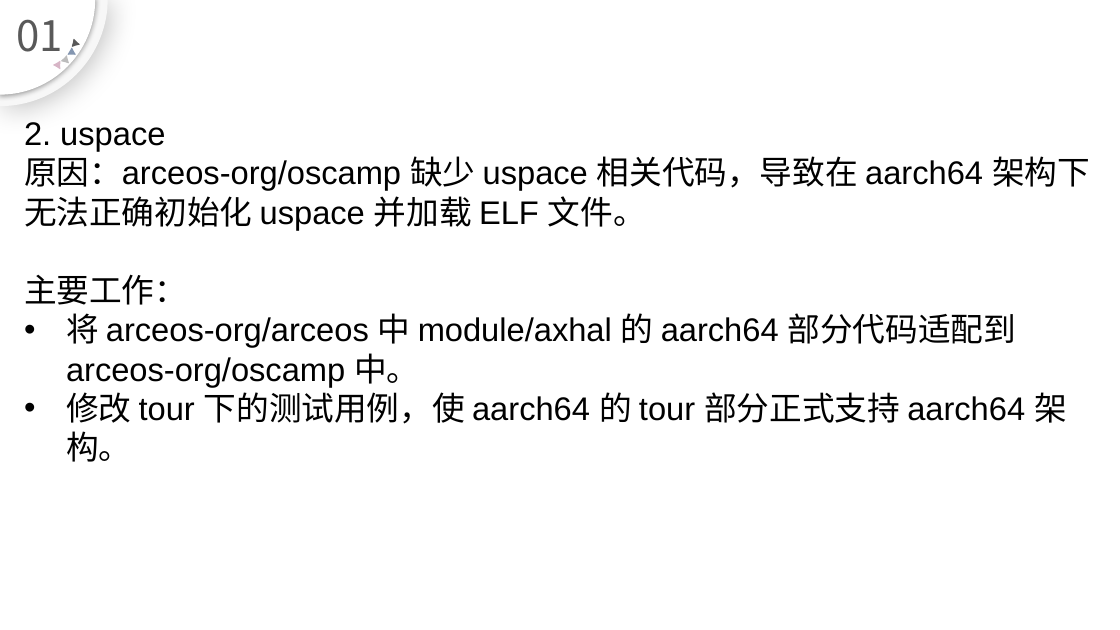
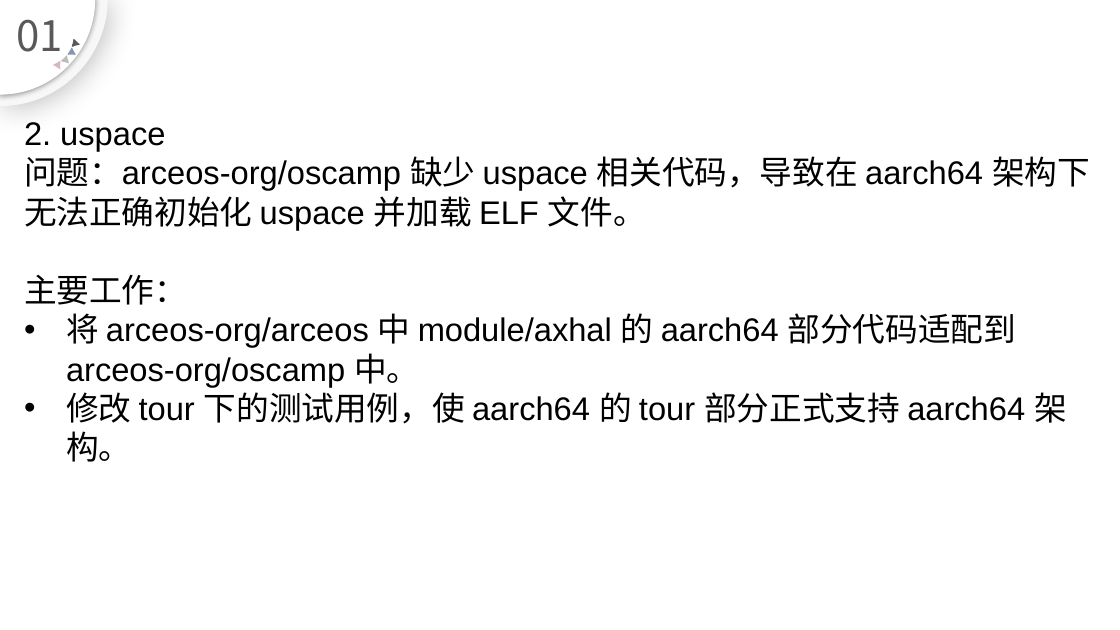
Before and after one commit to 879650736/oscamp-stage4-summary, a slide deck: slide 4 of stage4.pptx. Drawn at 1120x630 pixels with LibreOffice and Linux fonts; fonts in the diff are those of the drawing. Boxes give left, top, right and bottom in pixels: in the first picture for what was removed or moved away, otherwise in the second. Text is boxed around its words. In the diff, an @@ line names an element or a change of style, - is before the commit and + after.

Commit message:
更新 stage4.pptx 文件

```diff
--- a/stage4.pptx
+++ b/stage4.pptx
@@ text at [24,151,1090,230]: text changed @@
-原因：arceos-org/oscamp 缺少 uspace 相关代码，导致在 aarch64 架构下无法正确初始化 uspace 并加载 ELF 文件。
+问题：arceos-org/oscamp 缺少 uspace 相关代码，导致在 aarch64 架构下无法正确初始化 uspace 并加载 ELF 文件。
```
Also in this commit, not shown: 1 other slide changed, 6 slides added.
